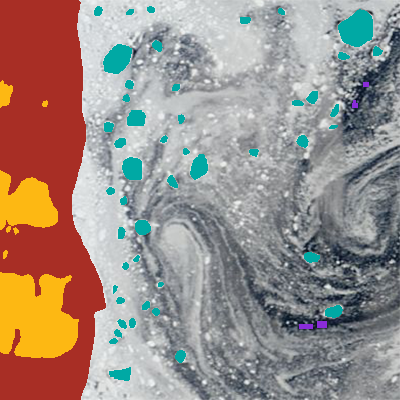
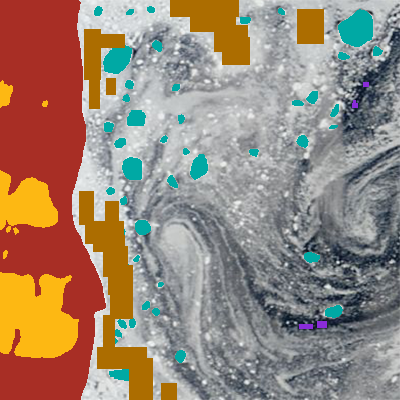
Revision of a layered 400×400 image; what changed, layer by layer:
added layer "ice samples" (2nd of 2) above "water samples" over box(79, 0, 324, 400)
